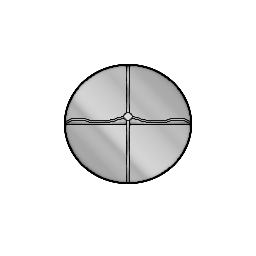
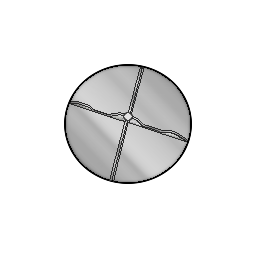
Before/after of a 256 x 256 layered artwork. What changed in the layer stack:
removed group "current animation copy" (7 layers) over box(64, 64, 192, 184)
removed layer "0d copy #1" from group "current animation copy" over box(64, 64, 192, 184)
added group "new animation" with 6 layers above "current animation" over box(64, 64, 192, 184)
added layer "Visible #11" in group "new animation" over box(64, 64, 192, 184)
hid "Visible #10", moved it into group "new animation", painted on it over box(64, 64, 192, 184)
removed layer "0d #1" from group "current animation copy" over box(64, 64, 192, 184)
hid "Visible #9", moved it into group "new animation", painted on it over box(64, 64, 192, 184)
hid "Visible #8", moved it into group "new animation", painted on it over box(64, 64, 192, 184)
hid "Visible #7", moved it into group "new animation", painted on it over box(64, 64, 192, 184)
hid "Visible #6", moved it into group "new animation", painted on it over box(64, 64, 192, 184)
hid group "current animation" (7 layers) over box(64, 64, 192, 184)
added group "just arms" with 6 layers above "palette" over box(65, 66, 191, 183)
added layer "75" in group "just arms" over box(70, 67, 188, 182)
renamed "75 degrees #1" to "75 degrees", hid the group it (8 layers) over box(70, 67, 188, 182)
